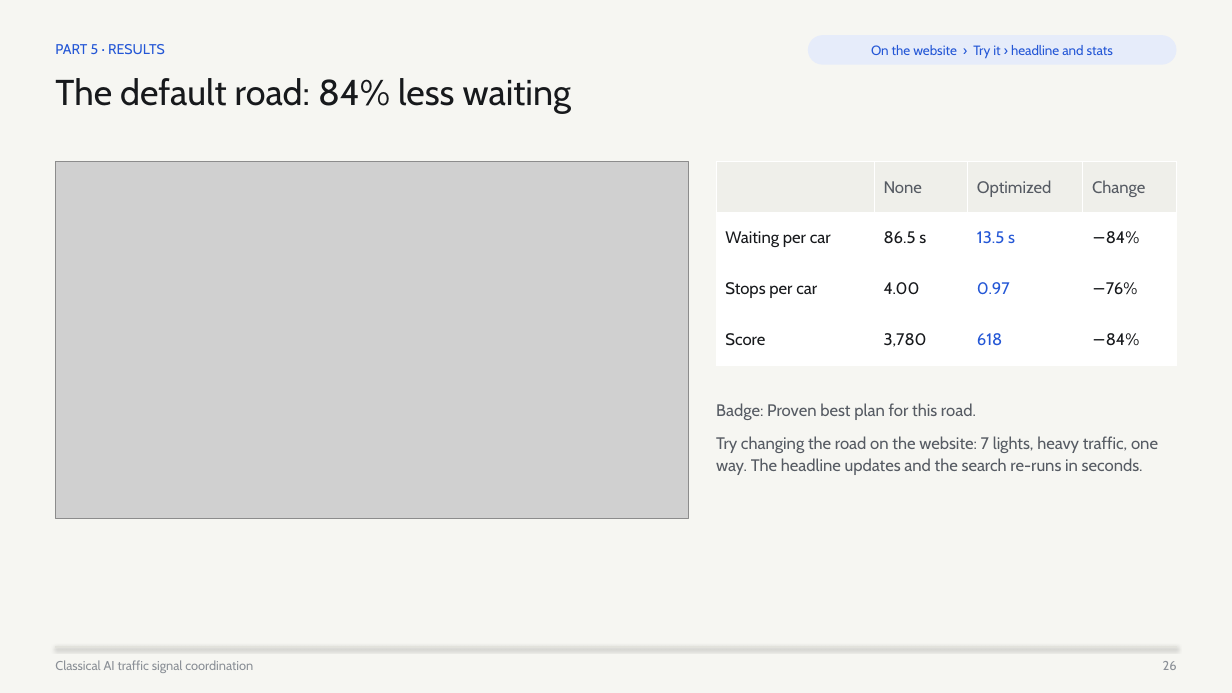
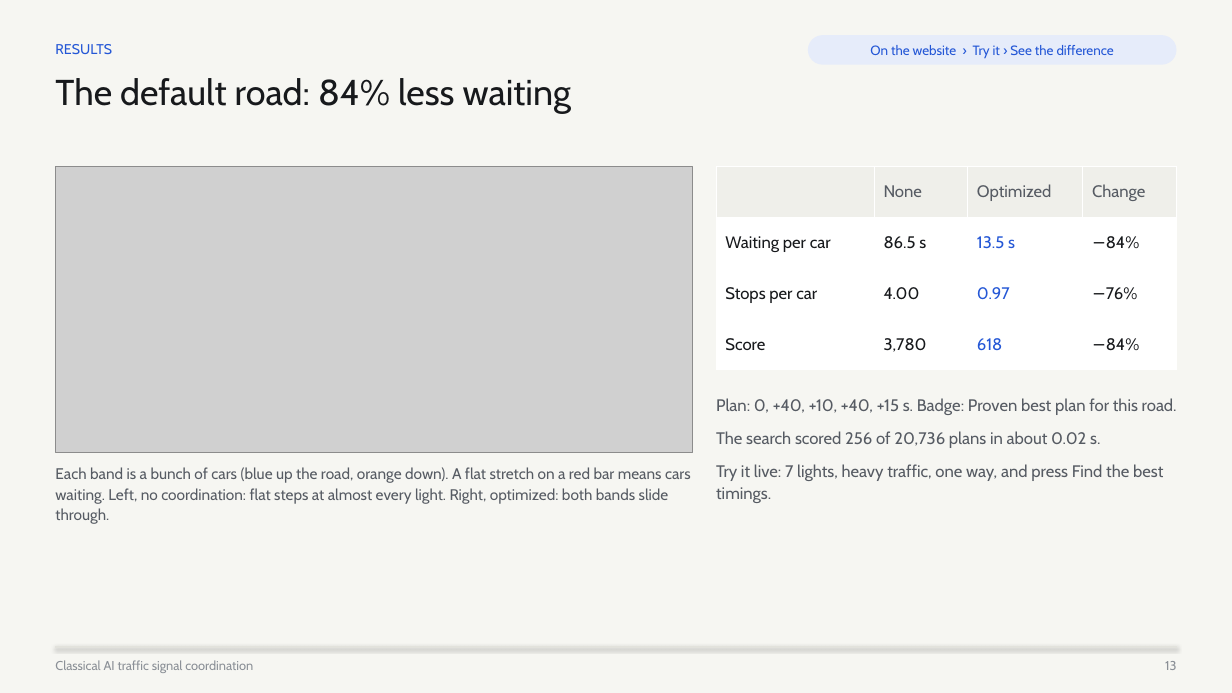
Before and after one commit to vyeos/fai-project, a slide deck: slide 13 of deliverables/final_slides.pptx (slide 26 before the commit). Drawn at 1232x693 pixels with LibreOffice and Linux fonts; fonts in the diff are those of the drawing; grey boxes stand for pictures. Boxes give left, top, right and bottom in pixels: in the first picture for what was removed or moved away, otherwise in the second. Text is boxed around its words. In the diff, an @@ line names an element or a change of style, - is before the commit and + after.

```diff
--- a/deliverables/final_slides.pptx
+++ b/deliverables/final_slides.pptx
@@ text at (55, 44, 112, 54): text changed @@
-PART 5 · RESULTS
+RESULTS
@@ text in rounded rectangle at (870, 45, 1114, 58): text changed @@
-On the website › Try it › headline and stats
+On the website › Try it › See the difference
@@ picture: place and size @@
-picture at (55, 162, 689, 518)
+picture at (55, 166, 693, 453)
@@ table: place and size @@
-table at (716, 162, 1177, 365)
+table at (716, 166, 1177, 370)
@@ text at (716, 398, 1177, 503): text changed @@
-Badge: Proven best plan for this road.
-Try changing the road on the website: 7 lights, heavy traffic, one way. The headline updates and the search re-runs in seconds.
+Plan: 0, +40, +10, +40, +15 s. Badge: Proven best plan for this road.
+The search scored 256 of 20,736 plans in about 0.02 s.
+Try it live: 7 lights, heavy traffic, one way, and press Find the best timings.
@@ text added at (55, 467, 691, 524), 12 pt, text #565B63 @@
+Each band is a bunch of cars (blue up the road, orange down). A flat stretch on a red bar means cars waiting. Left, no coordination: flat steps at almost every light. Right, optimized: both bands slide through.
@@ text at (1165, 661, 1177, 670): text changed @@
-26
+13
```
Also in this commit, not shown: 13 other slides changed, 1 slide added, 19 slides removed, 3 other files.
